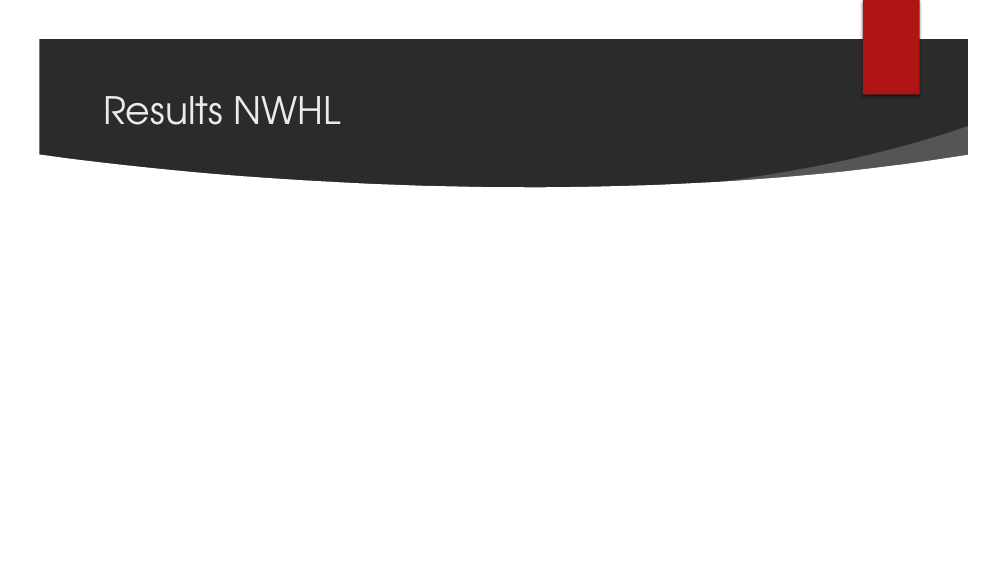
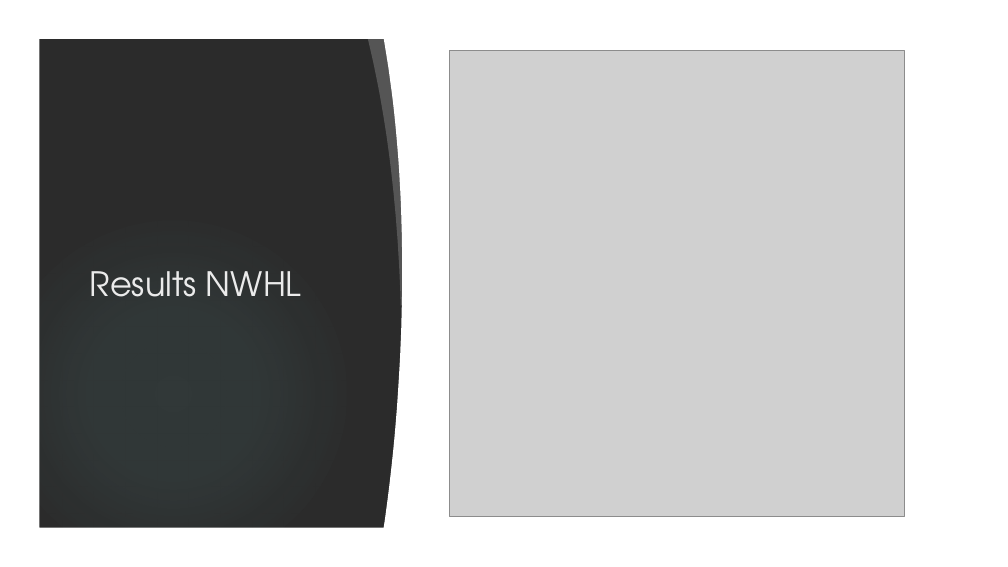
Before and after one commit to TK5-Tim/Big-Data-Cup, a slide deck: slide 10 of 2022/whkyhac2022/pres-whkyhac.pptx (slide 9 before the commit). Drawn at 1008x567 pixels with LibreOffice and Linux fonts; fonts in the diff are those of the drawing; grey boxes stand for pictures; background and template pictures are left out; a plain dark background stands for a picture behind light text. Boxes give left, top, right and bottom in pixels: in the first picture for what was removed or moved away, otherwise in the second. Text is boxed around its words. In the diff, an @@ line names an element or a change of style, - is before the commit and + after.

```diff
--- a/2022/whkyhac2022/pres-whkyhac.pptx
+++ b/2022/whkyhac2022/pres-whkyhac.pptx
@@ group removed at <box>0,0,1008,567</box>: 3 freeform shapes, 1 ellipse @@
@@ rectangle added at <box>0,0,1008,567</box>, fill #FFFFFF @@
@@ group added at <box>0,0,1008,567</box>: 3 freeform shapes, 2 ellipses, 1 rectangle @@
@@ picture added at <box>449,51,904,517</box> @@
@@ title "Results NWHL": place and size @@
-title "Results NWHL" at <box>103,96,342,125</box>
+title "Results NWHL" at <box>90,271,302,297</box>
@@ title "Results NWHL" at <box>90,271,302,297</box>: size 36 to 32 pt @@
```
Also in this commit, not shown: 8 other slides changed, 5 slides added, 2 slides removed, 3 other files.
